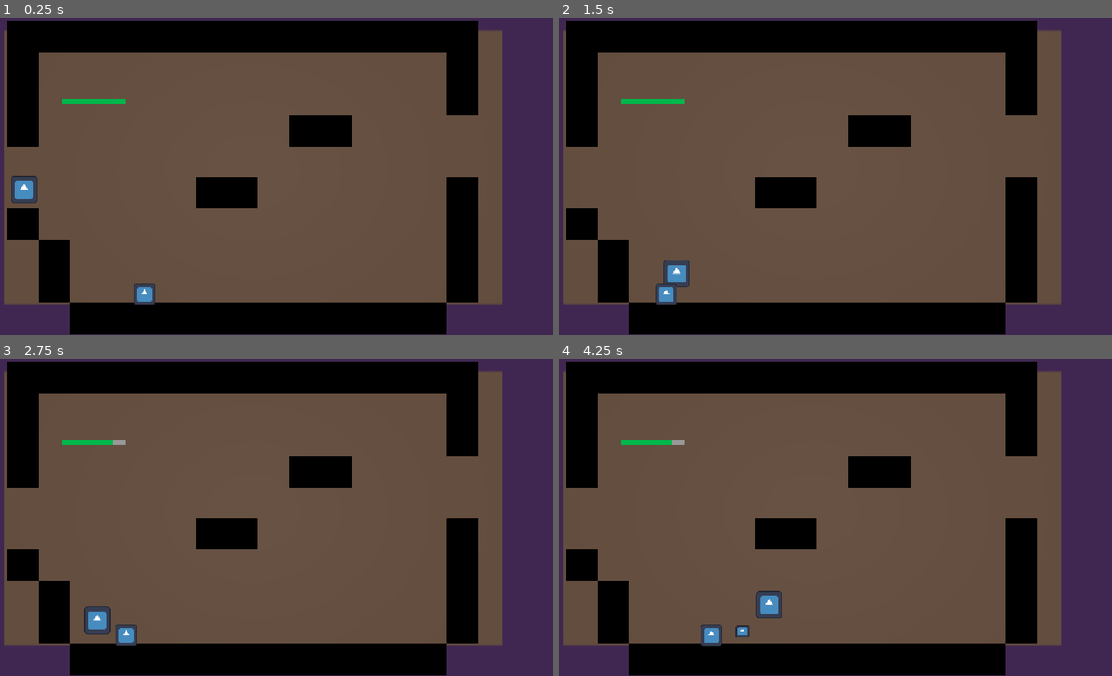
Above: before the commit, frames 1-4 (two rows, left to right).
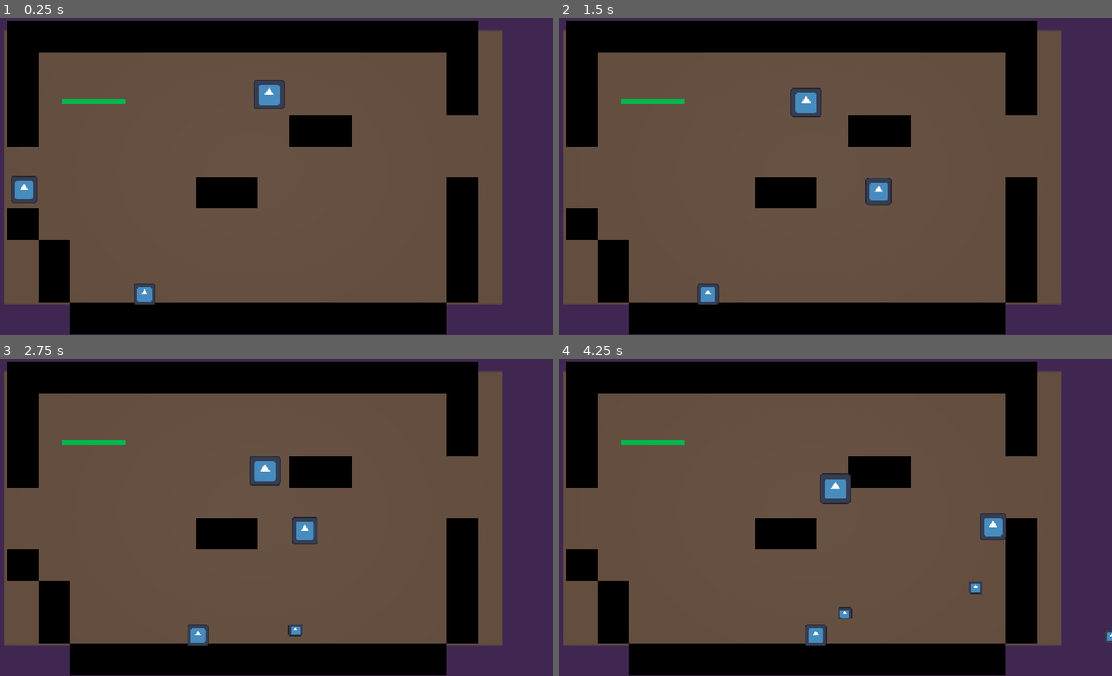
Above: after the commit, the same moments.

Repository: revan81739/scholarsofmist
Game: Godot game, scene res://levels/level_1.tscn
Same seed, same stepped clock (60 frames per second), same inputs: the game is played once before the commit and once after it. The engine's default icon, where the game draws it, is replaced by a stand-in: a white triangle on a blue panel in a dark square.
Inputs (mouse positions are in pixels of both pictures, inside the frame that each line leads up to):
- Up to frame 1 (0.25 s): no input
- Up to frame 2 (1.5 s): tap Enter (ui_accept) at 0.5, 0.77, 0.8, 1.07, 1.35 s; move the mouse to (951, 160) at 0.52 s; hold Right (ui_right) from 0.53 s (still down); tap Shift (Dash, bound only after the commit) at 0.6 s; click (951, 160) at 0.67 s; move the mouse to (719, 192) at 1.27 s
- Up to frame 3 (2.75 s): tap Enter (ui_accept) at 1.52, 1.82, 2.3 s; tap Shift (Dash, bound only after the commit) at 1.55, 2.1 s; move the mouse to (326, 447) at 2.02 s; release Right (ui_right) at 2.03 s; hold Left (ui_left) from 2.03 s (still down)
- Up to frame 4 (4.25 s): move the mouse to (802, 580) at 2.77 s; release Left (ui_left) at 2.78 s; hold Right (ui_right) from 2.78 s (still down); tap Alt at 2.85 s; click (802, 580) at 2.92 s; tap Enter (ui_accept) at 3.02, 3.32, 3.77, 3.8, 4.07 s; tap Shift (Dash, bound only after the commit) at 3.05, 3.6 s; move the mouse to (1001, 565) at 3.52 s

The runs differ from the first frame. In frame 1, 0.5% of the frame differs, in the area x 45-52%, y 19-29%; in frame 2, 1.8%; in frame 3, 2.0%; in frame 4, 2.2%, in the area x 20-100%, y 25-91%.

Commit message:
player dash and new enemy

Diff:
--- /dev/null
+++ b/flyingfck.gd
@@ -0,0 +1,28 @@
+extends CharacterBody2D
+
+@export var move_speed:=100.0
+const PROJECTILE =preload("res://projectile1.tscn")
+@onready var player =get_tree().get_first_node_in_group("player")
+@onready var shoot_timer= $Timer
+@onready var spawn= $ProjectileSpawn
+@onready var sprite= $Sprite2D
+
+func _physics_process(_delta):
+	if player:
+		var direction =(player.global_position - global_position).normalized()
+		var distance=global_position.distance_to(player.global_position)
+		if distance > 250:
+			velocity=velocity.lerp(direction*move_speed, 0.05)
+		else:
+			velocity=Vector2.ZERO
+		sprite.flip_h =direction.x <0
+	else:
+		velocity= Vector2.ZERO
+	move_and_slide()
+func _on_timer_timeout():
+	if player==null:
+		return
+	var projectile =PROJECTILE.instantiate()
+	get_tree().current_scene.add_child(projectile)
+	projectile.global_position= spawn.global_position
+	projectile.direction=(player.global_position-spawn.global_position).normalized()
--- /dev/null
+++ b/flyingfck.tscn
@@ -0,0 +1,28 @@
+[gd_scene format=3 uid="uid://bbg2s121tskb4"]
+
+[ext_resource type="Script" uid="uid://dn860kwrlihvs" path="res://flyingfck.gd" id="1_660gf"]
+[ext_resource type="Texture2D" uid="uid://4q335xxs2p" path="res://icon.svg" id="1_fr3de"]
+
+[sub_resource type="RectangleShape2D" id="RectangleShape2D_vyccy"]
+size = Vector2(61, 56.5)
+
+[node name="flyingfck" type="CharacterBody2D" unique_id=174251942]
+script = ExtResource("1_660gf")
+
+[node name="Sprite2D" type="Sprite2D" parent="." unique_id=1759354780]
+position = Vector2(3.000002, -5.000002)
+scale = Vector2(0.5, 0.4765625)
+texture = ExtResource("1_fr3de")
+
+[node name="Timer" type="Timer" parent="." unique_id=709394897]
+wait_time = 3.0
+autostart = true
+
+[node name="ProjectileSpawn" type="Marker2D" parent="." unique_id=614730047]
+position = Vector2(-31, -30)
+
+[node name="CollisionShape2D" type="CollisionShape2D" parent="." unique_id=1608208367]
+position = Vector2(-1, -7)
+shape = SubResource("RectangleShape2D_vyccy")
+
+[connection signal="timeout" from="Timer" to="." method="_on_timer_timeout"]
--- a/levels/level_1.tscn
+++ b/levels/level_1.tscn
@@ -5,6 +5,7 @@
 [ext_resource type="PackedScene" uid="uid://ckudr8chj1kgo" path="res://player.tscn" id="3_bt44k"]
 [ext_resource type="PackedScene" uid="uid://clr0k51ihhdx6" path="res://goblin1.tscn" id="4_kx6l7"]
 [ext_resource type="Script" uid="uid://dkuigeegc6hko" path="res://levels/health_bar.gd" id="5_n46q3"]
+[ext_resource type="PackedScene" uid="uid://bbg2s121tskb4" path="res://flyingfck.tscn" id="6_btoec"]
 
 [sub_resource type="TileSetAtlasSource" id="TileSetAtlasSource_jirdo"]
 texture = ExtResource("1_vn7o3")
@@ -64,3 +65,6 @@
 show_percentage = false
 script = ExtResource("5_n46q3")
 player_path = NodePath("../../player")
+
+[node name="flyingfck" parent="." unique_id=174251942 instance=ExtResource("6_btoec")]
+position = Vector2(539, 217)
--- a/player.gd
+++ b/player.gd
@@ -1,6 +1,16 @@
 extends CharacterBody2D
+@export var dash_speed:=1000.0
+@export var dash_duration:=0.5
+@export var dash_cooldown:=3.0
+@onready var sprite=$Sprite2D
+var can_dash:=true
+var is_dashing:=false
+var is_invincible:=false
+var dash_timer:=0.0
+var cooldown_timer:=0.0
+var dash_direction:=1
 @export var speed: float=200.0
-@export var jump_velocity: float =-400.0
+@export var jump_velocity: float =-680.0
 @export var max_health:=5
 var current_health
 var gravity: float= ProjectSettings.get_setting("physics/2d/default_gravity")
@@ -10,16 +20,48 @@
 
 
 func _physics_process(delta: float) -> void:
-	if not is_on_floor():
-		velocity.y +=gravity*delta
-	if Input.is_action_just_pressed("ui_accept") and is_on_floor():
-		velocity.y=jump_velocity
-	var direction := Input.get_axis("ui_left", "ui_right")
-	if direction:
-		velocity.x=direction*speed
+	if not can_dash:
+		cooldown_timer-=delta
+		if cooldown_timer <=0:
+			can_dash=true
+	if is_dashing:
+		velocity.x = dash_direction * dash_speed
+		velocity.y = 0
+		dash_timer -= delta
+		if dash_timer <= 0:
+			is_dashing = false
+			is_invincible = false
 	else:
-		velocity.x= move_toward(velocity.x, 0, speed)
+		if not is_on_floor():
+			velocity.y +=gravity*delta
+		if Input.is_action_just_pressed("ui_accept") and is_on_floor():
+			velocity.y=jump_velocity
+		if Input.is_action_just_pressed("Dash") and can_dash:
+			start_dash()
+		else:
+			var direction := Input.get_axis("ui_left", "ui_right")
+			if direction !=0:
+				velocity.x=direction*speed
+				sprite.flip_h=direction<0
+			else:
+				velocity.x= move_toward(velocity.x, 0, speed)
 	move_and_slide()
+
+func start_dash():
+	can_dash=false
+	is_dashing=true
+	is_invincible=true
+	dash_timer=dash_duration
+	cooldown_timer=dash_cooldown
+
+	var input_dir=Input.get_axis("ui_left", "ui_right")
+	if input_dir !=0:
+		dash_direction=int(input_dir)
+	else:
+		dash_direction=-1 if sprite.flip_h else 1
+	flash()
+
+
 func take_damage(amount):
 	current_health -= amount
 	print("Health:", current_health)
@@ -28,3 +70,8 @@
 func die():
 	print("You died...")
 	queue_free()
+
+func flash():
+	sprite.modulate=Color(10,10,10,1)
+	await get_tree().create_timer(0.05).timeout
+	sprite.modulate=Color(1,1,1,1)
--- a/project.godot
+++ b/project.godot
@@ -28,6 +28,30 @@
 
 player=""
 
+[input]
+
+ui_left={
+"deadzone": 0.5,
+"events": [Object(InputEventKey,"resource_local_to_scene":false,"resource_name":"","device":16,"window_id":0,"alt_pressed":false,"shift_pressed":false,"ctrl_pressed":false,"meta_pressed":false,"pressed":false,"keycode":4194319,"physical_keycode":0,"key_label":0,"unicode":0,"location":0,"echo":false,"script":null)
+, Object(InputEventJoypadButton,"resource_local_to_scene":false,"resource_name":"","device":-1,"button_index":13,"pressure":0.0,"pressed":false,"script":null)
+, Object(InputEventJoypadMotion,"resource_local_to_scene":false,"resource_name":"","device":-1,"axis":0,"axis_value":-1.0,"script":null)
+, Object(InputEventKey,"resource_local_to_scene":false,"resource_name":"","device":-1,"window_id":0,"alt_pressed":false,"shift_pressed":false,"ctrl_pressed":false,"meta_pressed":false,"pressed":false,"keycode":0,"physical_keycode":65,"key_label":0,"unicode":97,"location":0,"echo":false,"script":null)
+]
+}
+ui_right={
+"deadzone": 0.5,
+"events": [Object(InputEventKey,"resource_local_to_scene":false,"resource_name":"","device":16,"window_id":0,"alt_pressed":false,"shift_pressed":false,"ctrl_pressed":false,"meta_pressed":false,"pressed":false,"keycode":4194321,"physical_keycode":0,"key_label":0,"unicode":0,"location":0,"echo":false,"script":null)
+, Object(InputEventJoypadButton,"resource_local_to_scene":false,"resource_name":"","device":-1,"button_index":14,"pressure":0.0,"pressed":false,"script":null)
+, Object(InputEventJoypadMotion,"resource_local_to_scene":false,"resource_name":"","device":-1,"axis":0,"axis_value":1.0,"script":null)
+, Object(InputEventKey,"resource_local_to_scene":false,"resource_name":"","device":-1,"window_id":0,"alt_pressed":false,"shift_pressed":false,"ctrl_pressed":false,"meta_pressed":false,"pressed":false,"keycode":0,"physical_keycode":68,"key_label":0,"unicode":100,"location":0,"echo":false,"script":null)
+]
+}
+Dash={
+"deadzone": 0.2,
+"events": [Object(InputEventKey,"resource_local_to_scene":false,"resource_name":"","device":-1,"window_id":0,"alt_pressed":false,"shift_pressed":false,"ctrl_pressed":false,"meta_pressed":false,"pressed":false,"keycode":0,"physical_keycode":4194325,"key_label":0,"unicode":0,"location":0,"echo":false,"script":null)
+]
+}
+
 [physics]
 
 3d/physics_engine="Jolt Physics"
Not shown, added: flyingfck.gd.uid
